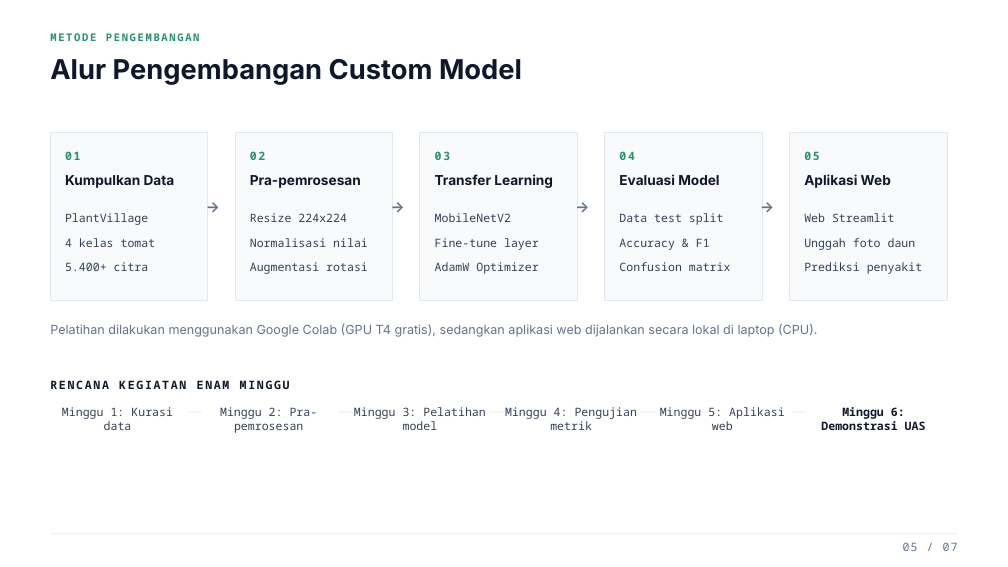
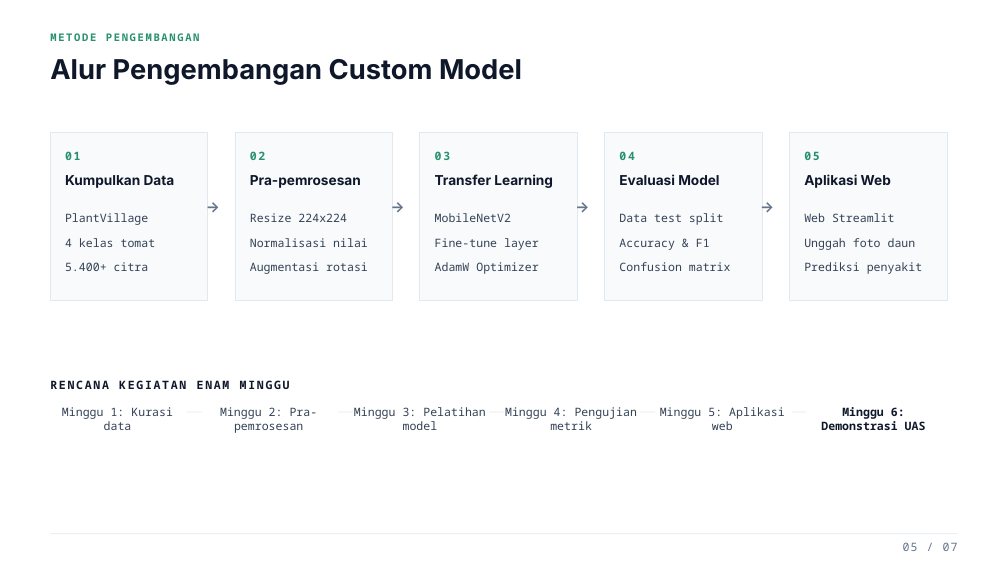
Before and after one commit to daffa-789/plantdoc-ai, a slide deck: slide 5 of Ghazalah R Daffa F-PlantDoc AI.pptx. Drawn at 1008x567 pixels with LibreOffice and Linux fonts; fonts in the diff are those of the drawing. Boxes give left, top, right and bottom in pixels: in the first picture for what was removed or moved away, otherwise in the second. Text is boxed around its words. In the diff, an @@ line names an element or a change of style, - is before the commit and + after.

```diff
--- a/Ghazalah R Daffa F-PlantDoc AI.pptx
+++ b/Ghazalah R Daffa F-PlantDoc AI.pptx
@@ text removed at (50,324,817,337) @@
-Pelatihan dilakukan menggunakan Google Colab (GPU T4 gratis), sedangkan aplikasi web dijalankan secara lokal di laptop (CPU).
```
Also in this commit, not shown: 3 other slides changed, 3 other files.
